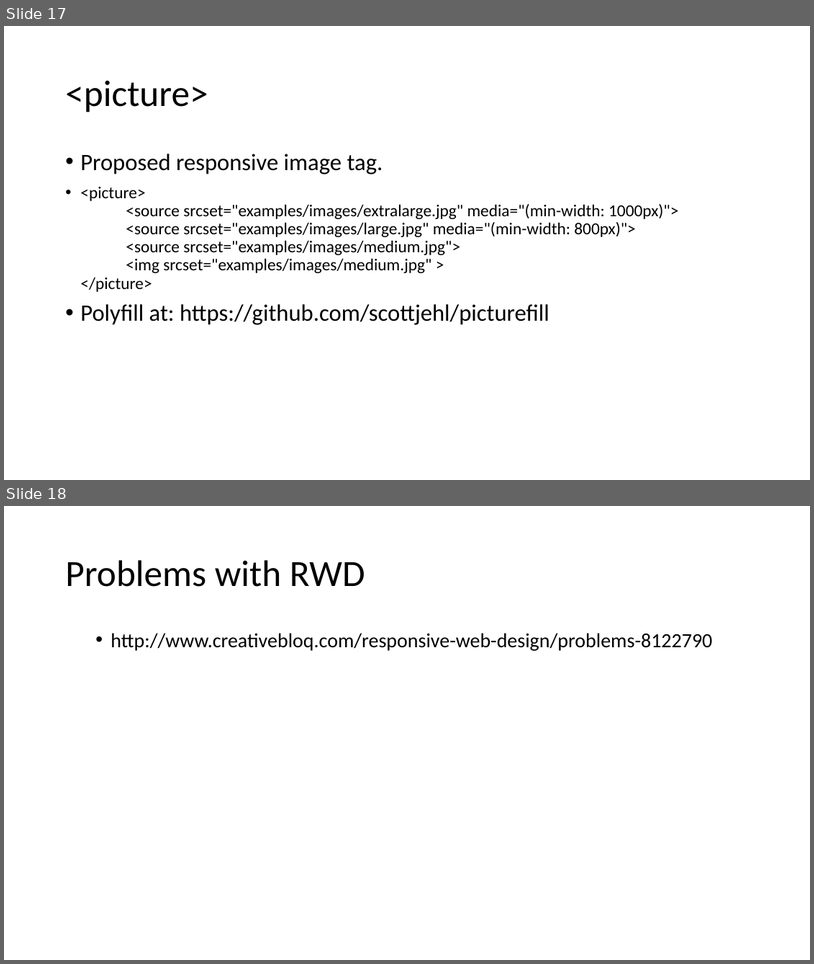
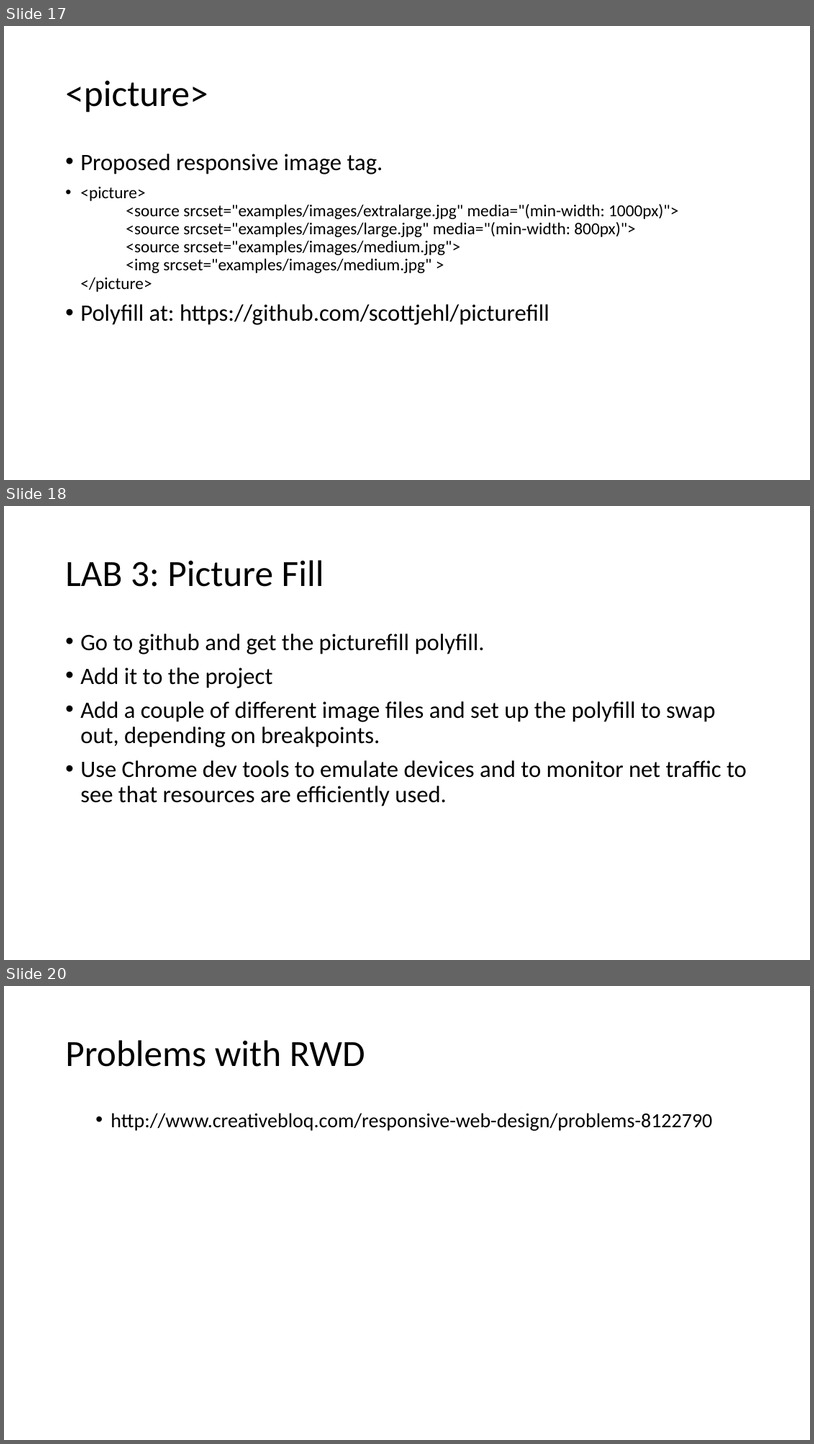
Before and after one commit to mlybrand/ResponsiveWebDesign, a slide deck: presentation/ResponsiveWebDesign.pptx. Shown one above the other, each under a label of ours: slides 17 and 18 before the commit, slides 17, 18 and 20 after it; the slides between them are not shown. The pictures are 814x964 and 814x1444 pixels, drawn with LibreOffice and Linux fonts; fonts in the diff are those of the drawing. Boxes give left, top, right and bottom in pixels: in the first picture for what was removed or moved away, otherwise in the second. Text is boxed around its words. In the diff, an @@ line names an element or a change of style, - is before the commit and + after.

Commit message:
yet more slides. added lab 3

```diff
--- a/presentation/ResponsiveWebDesign.pptx
+++ b/presentation/ResponsiveWebDesign.pptx
@@ slide 18 added at (4, 506, 810, 960), background #FFFFFF @@
@@ title added at (65, 560, 324, 587), 44 pt, text #000000 @@
+LAB 3: Picture Fill
@@ text added at (80, 633, 747, 806), 28 pt, text #000000 @@
+• Go to github and get the picturefill polyfill.
+• Add it to the project
+• Add a couple of different image files and set up the polyfill to swap out, depending on breakpoints.
+• Use Chrome dev tools to emulate devices and to monitor net traffic to see that resources are efficiently used.
@@ what was slide 18 is now slide 20 @@
```
Also in this commit, not shown: 1 other slide added.
